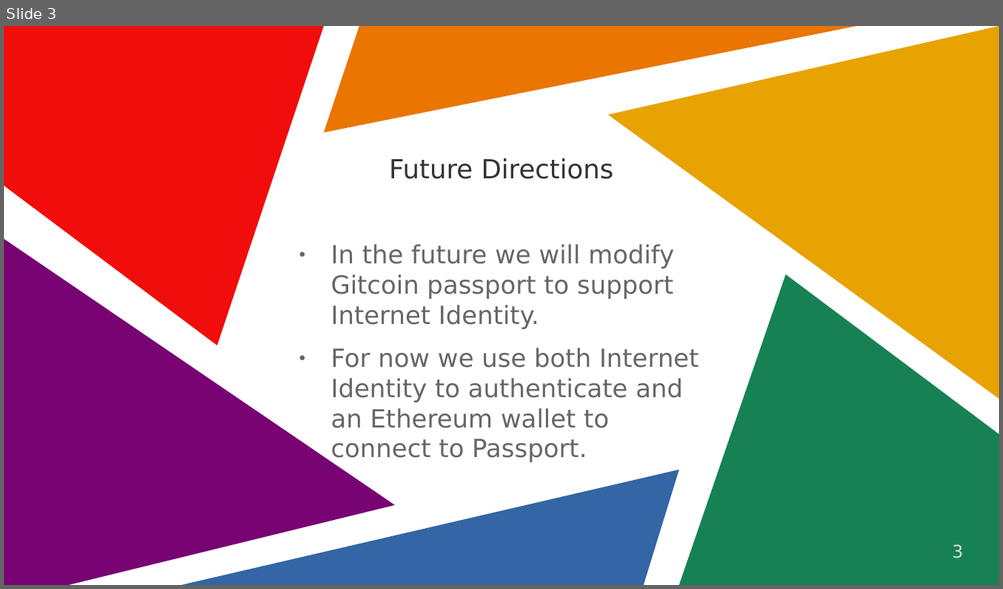
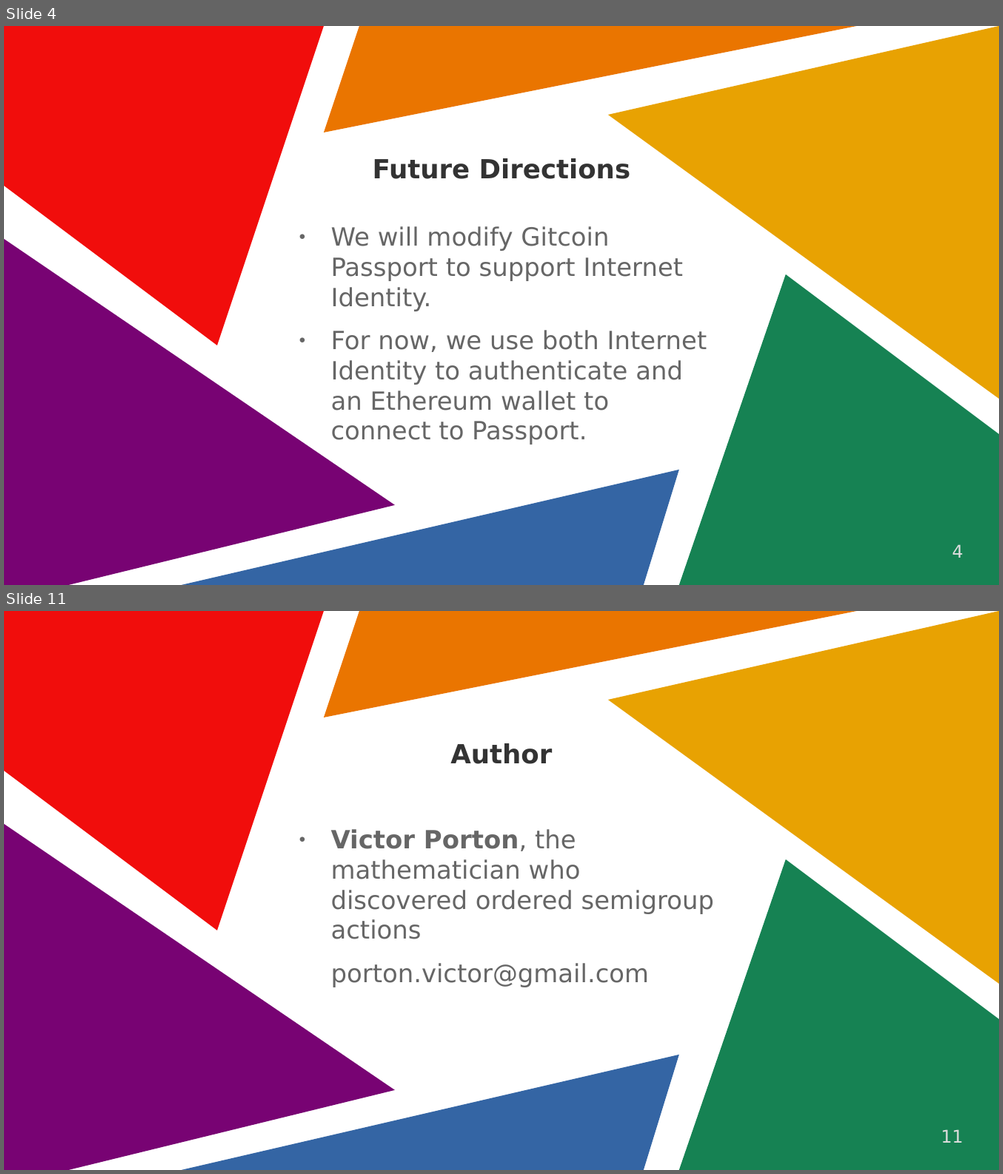
Before and after one commit to vporton/ic-eth-starter, a slide deck: docs/presentation.odp. Shown one above the other, each under a label of ours: slide 3 before the commit, slides 4 and 11 after it; the slides between them are not shown. The pictures are 1003x589 and 1003x1174 pixels, drawn with LibreOffice and Linux fonts; fonts in the diff are those of the drawing. Boxes give left, top, right and bottom in pixels: in the first picture for what was removed or moved away, otherwise in the second. Text is boxed around its words. In the diff, an @@ line names an element or a change of style, - is before the commit and + after.

```diff
--- a/docs/presentation.odp
+++ b/docs/presentation.odp
@@ slide 11 added at (4,611,999,1170), background #FFFFFF; not listed: 6 template elements that a slide beside it also shows @@
@@ title added at (450,743,552,764), 21 pt, text #333333, bold @@
+Author
@@ text added at (331,829,714,988), 20 pt, text #666666 @@
+● Victor Porton, the mathematician who discovered ordered semigroup actions
+porton.victor@gmail.com
@@ page number added at (941,1130,963,1143), 14 pt, text #DDDDDD @@
+11
@@ what was slide 3 is now slide 4 @@
@@ slide 4 changed as well @@
@@ title "Future Directions" at (373,158,630,179): bold on @@
@@ text at (331,227,707,445): text changed @@
-● In the future we will modify Gitcoin passport to support Internet Identity.
-● For now we use both Internet Identity to authenticate and an Ethereum wallet to connect to Passport.
+● We will modify Gitcoin Passport to support Internet Identity.
+● For now, we use both Internet Identity to authenticate and an Ethereum wallet to connect to Passport.
@@ page number at (952,545,963,558): text changed @@
-3
+4
```
Also in this commit, not shown: 1 other slide changed, 8 other slides added, 1 slide removed.
